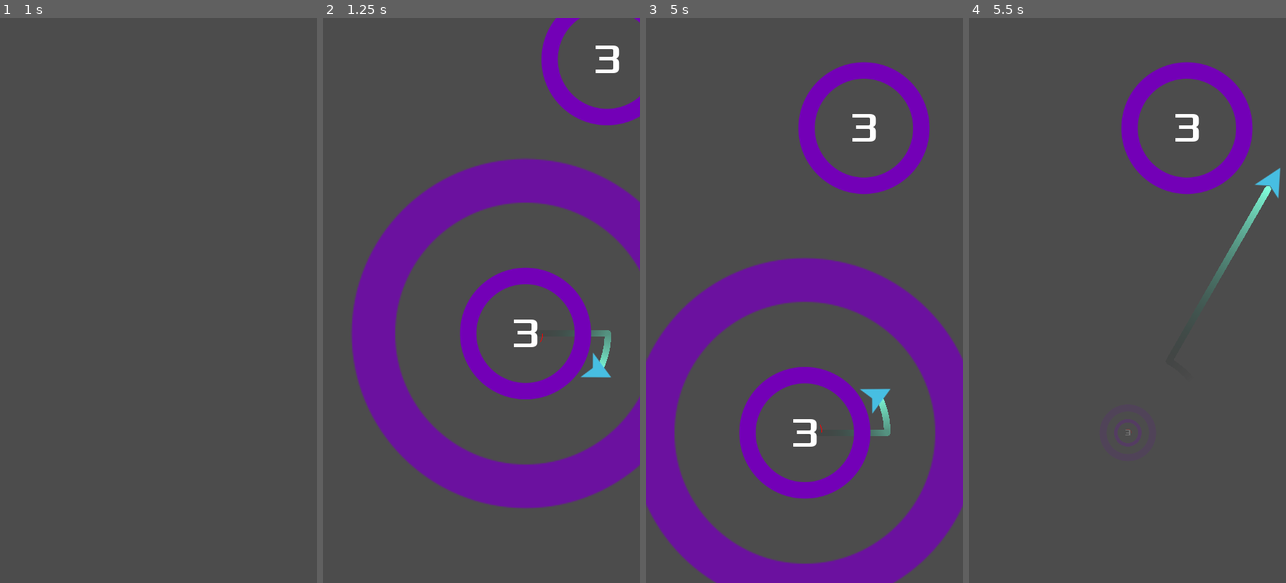
Above: before the commit, frames 1-4 (left to right).
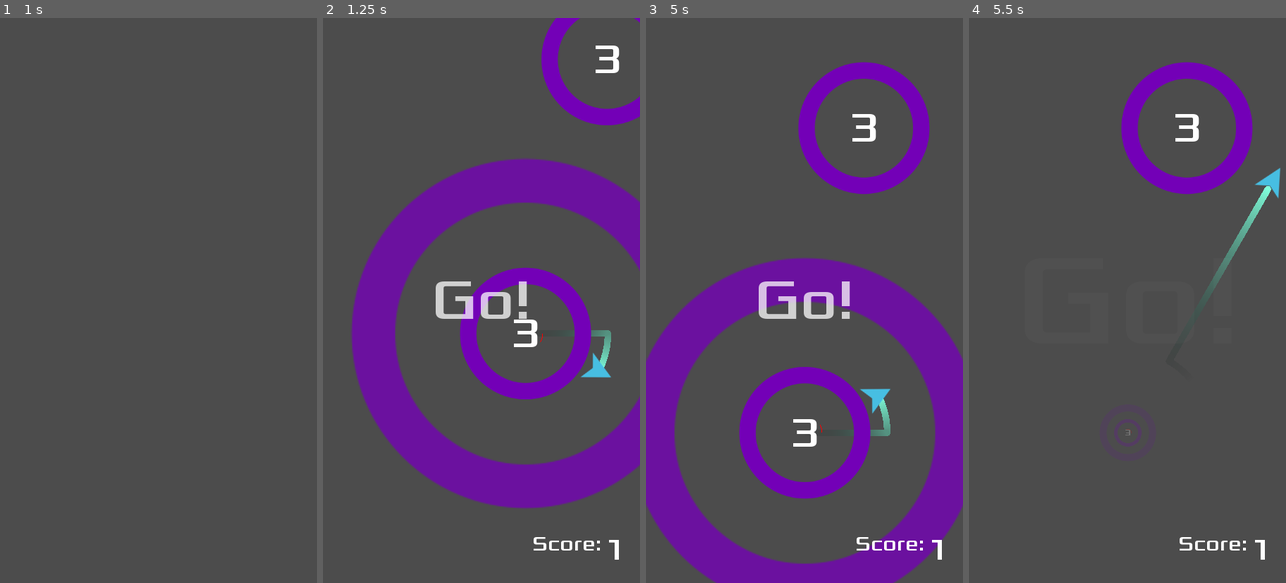
Above: after the commit, the same moments.

Repository: iustin-nita/Godot-Mobile-Game
Game: Godot game, scene res://Main.tscn
Two runs of this game, one before a commit and one after it. Both use one fixed random seed, a clock stepped at 60 frames per second and the inputs below.
Inputs (mouse positions are in pixels of both pictures, inside the frame that each line leads up to):
- Up to frame 1 (1 s): click (107, 277) at 0.5 s
- Up to frame 2 (1.25 s): no input
- Up to frame 3 (5 s): move the mouse to (788, 413) at 1.27 s; click (788, 413) at 1.42 s; click (918, 277) at 2 s; click (753, 277) at 2.75 s; tap Enter at 3.5 s; move the mouse to (899, 385) at 3.52 s; click (899, 385) at 3.67 s; click (734, 277) at 4.25 s
- Up to frame 4 (5.5 s): move the mouse to (1032, 215) at 5.02 s; click (1032, 215) at 5.17 s

Frame 1 is identical in both runs. In frame 2, 1.1% of the frame differs, in the area x 35-94%, y 46-96%; in frame 3, 1.1%; in frame 4, 0.3%.

Commit message:
add hud for score

Diff:
--- a/Main.gd
+++ b/Main.gd
@@ -4,11 +4,15 @@
 var Jumper = preload("res://objects/Jumper.tscn")
 
 var player
+var score = 0
 
 func _ready():
 	randomize()
+	$HUD.hide()
 
 func new_game():
+	score = 0
+	$HUD.update_score(score)
 	$Camera2D.position = $StartingPosition.position
 	player = Jumper.instance()
 	player.position = $StartingPosition.position
@@ -16,6 +20,8 @@
 	player.connect("captured", self, "_on_Jumper_captured")
 	player.connect("died", self, "_on_Jumper_died")
 	spawn_circle($StartingPosition.position)
+	$HUD.show()
+	$HUD.show_message("Go!")
 
 func spawn_circle(_position=null):
 	var c = Circle.instance()
@@ -33,7 +39,10 @@
 	# can't call directly spawn_circle() because we are
 	# changing the physics state during physics processing
 	call_deferred("spawn_circle")
+	score += 1
+	$HUD.update_score(score)
 
 func _on_Jumper_died():
 	get_tree().call_group("circles", "implode") # lets us call a function on each member of the group
 	$Screens.game_over()
+	$HUD.hide()
--- a/Main.tscn
+++ b/Main.tscn
@@ -1,7 +1,8 @@
-[gd_scene load_steps=3 format=2]
+[gd_scene load_steps=4 format=2]
 
 [ext_resource path="res://Main.gd" type="Script" id=1]
 [ext_resource path="res://UI/Screens.tscn" type="PackedScene" id=2]
+[ext_resource path="res://UI/HUD.tscn" type="PackedScene" id=3]
 
 [node name="Main" type="Node"]
 script = ExtResource( 1 )
@@ -17,4 +18,6 @@
 smoothing_speed = 2.0
 
 [node name="Screens" parent="." instance=ExtResource( 2 )]
+
+[node name="HUD" parent="." instance=ExtResource( 3 )]
 [connection signal="start_game" from="Screens" to="." method="new_game"]
--- /dev/null
+++ b/UI/HUD.gd
@@ -0,0 +1,14 @@
+extends CanvasLayer
+
+func show_message(text):
+	$Message.text = text
+	$AnimationPlayer.play("show_message")
+
+func hide():
+	$ScoreBox.hide()
+
+func show():
+	$ScoreBox.show()
+
+func update_score(value):
+	$ScoreBox/HBoxContainer/Score.text = str(value)
--- a/UI/HUD.tscn
+++ b/UI/HUD.tscn
@@ -1,7 +1,8 @@
-[gd_scene load_steps=7 format=2]
+[gd_scene load_steps=8 format=2]
 
 [ext_resource path="res://assets/fonts/Xolonium-Regular.ttf" type="DynamicFontData" id=1]
 [ext_resource path="res://assets/fonts/default.tres" type="DynamicFont" id=2]
+[ext_resource path="res://UI/HUD.gd" type="Script" id=3]
 
 [sub_resource type="DynamicFont" id=1]
 size = 32
@@ -63,15 +64,15 @@
 tracks/1/keys = {
 "times": PoolRealArray( 0, 0.7 ),
 "transitions": PoolRealArray( 1, 1 ),
-"update": 1,
-"values": [ 46, 120 ]
+"update": 0,
+"values": [ 46, 200 ]
 }
 tracks/2/type = "value"
 tracks/2/path = NodePath("Message:modulate")
 tracks/2/interp = 1
 tracks/2/loop_wrap = true
 tracks/2/imported = false
-tracks/2/enabled = false
+tracks/2/enabled = true
 tracks/2/keys = {
 "times": PoolRealArray( 0, 0.7 ),
 "transitions": PoolRealArray( 1, 1 ),
@@ -80,11 +81,14 @@
 }
 
 [node name="HUD" type="CanvasLayer"]
+script = ExtResource( 3 )
 
 [node name="ScoreBox" type="MarginContainer" parent="."]
 anchor_top = 1.0
 anchor_right = 1.0
 anchor_bottom = 1.0
+margin_top = -98.0977
+margin_bottom = -2.09766
 custom_constants/margin_right = 20
 custom_constants/margin_top = 20
 custom_constants/margin_left = 20
@@ -101,12 +105,12 @@
 alignment = 2
 
 [node name="Label" type="Label" parent="ScoreBox/HBoxContainer"]
-margin_left = 268.0
+margin_left = 231.0
 margin_right = 337.0
 margin_bottom = 56.0
 size_flags_vertical = 5
 custom_fonts/font = SubResource( 1 )
-text = "100"
+text = "Score:"
 
 [node name="Score" type="Label" parent="ScoreBox/HBoxContainer"]
 margin_left = 341.0
@@ -117,11 +121,13 @@
 text = "100"
 
 [node name="Message" type="Label" parent="."]
+visible = false
 anchor_top = 0.5
 anchor_right = 1.0
 anchor_bottom = 0.5
 margin_top = -28.0
 margin_bottom = 28.0
+grow_vertical = 2
 custom_fonts/font = SubResource( 2 )
 text = "Message"
 align = 1
